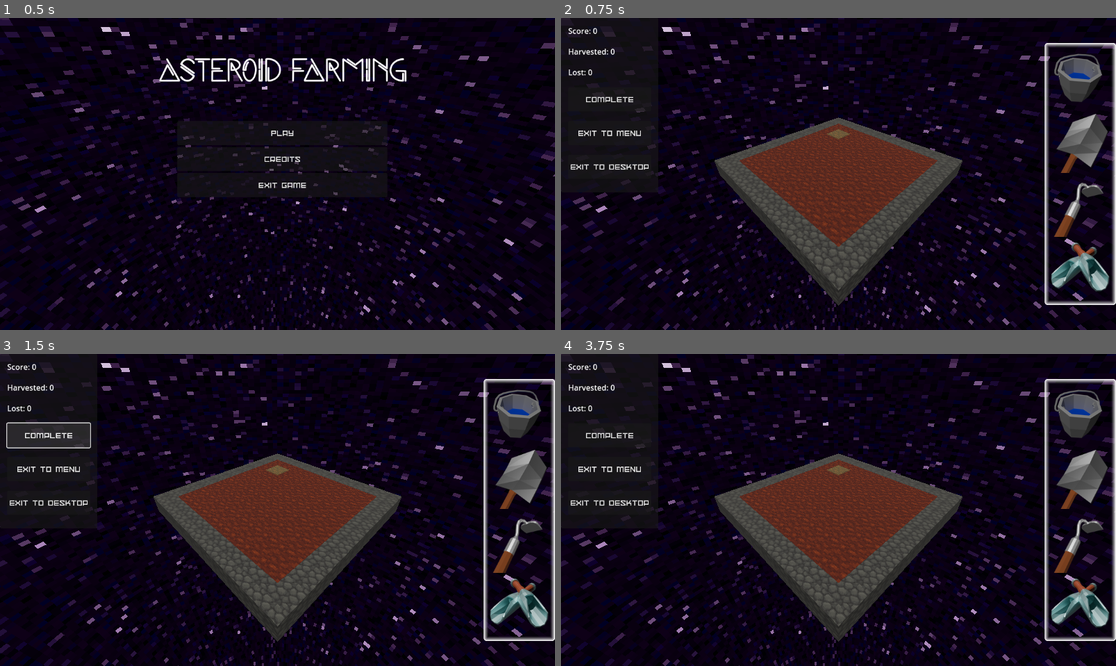
Above: before the commit, frames 1-4 (two rows, left to right).
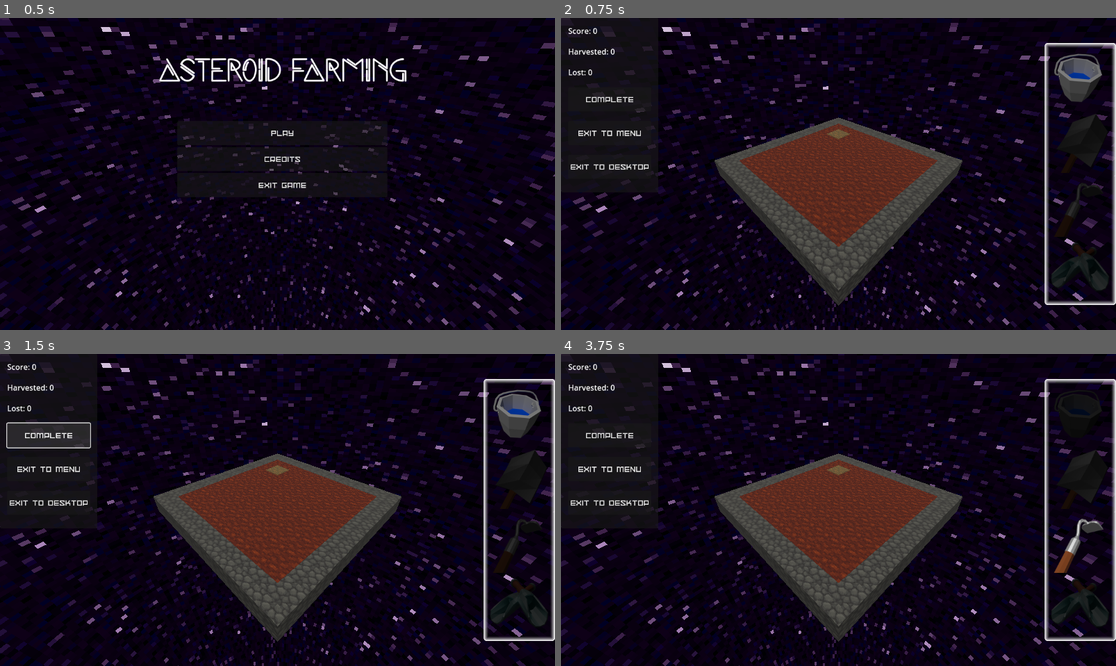
Above: after the commit, the same moments.

Repository: 100-Devs-1-Game/AsteroidFarming
Game: Godot game, scene res://scenes/rootscene_g.tscn
Same seed, same stepped clock (60 frames per second), same inputs: the game is played once before the commit and once after it.
Inputs (mouse positions are in pixels of both pictures, inside the frame that each line leads up to):
- Up to frame 1 (0.5 s): no input
- Up to frame 2 (0.75 s): click "Play" at 0.5 s
- Up to frame 3 (1.5 s): click "Complete" at 1.25 s
- Up to frame 4 (3.75 s): click (1082, 413) at 2 s; click (1082, 478) at 2.75 s; click (1082, 541) at 3.5 s

Frame 1 is identical in both runs. In frame 2, 2.2% of the frame differs, in the area x 88-99%, y 30-88%; in frame 3, 2.2%; in frame 4, 2.7%, in the area x 88-99%, y 11-88%.

Commit message:
tools are highlighted when selected

Diff:
--- a/src/scripts/game_menu_g.gd
+++ b/src/scripts/game_menu_g.gd
@@ -1,5 +1,11 @@
 extends Control
 
+@onready var tool_buttons = {
+	0: $Hotbar/MarginContainer/VBoxContainer/tool_bucket,
+	1: $Hotbar/MarginContainer/VBoxContainer/tool_shovel,
+	2: $Hotbar/MarginContainer/VBoxContainer/tool_hoe,
+	3: $Hotbar/MarginContainer/VBoxContainer/tool_collector
+}
 var score: int = 0:
 	set(value):
 		score = value
@@ -22,6 +28,13 @@
 	harvested = 0
 	lost = 0
 
+func _process(_delta: float) -> void:
+	for b in tool_buttons.keys():
+		if b == tool:
+			tool_buttons.get(b).modulate = Color(1.0, 1.0, 1.0, 1.0)
+		else:
+			tool_buttons.get(b).modulate = Color(0.202, 0.202, 0.202, 1.0)
+
 func _on_end_game_button_down() -> void:
 	pass # Replace with function body.
 
